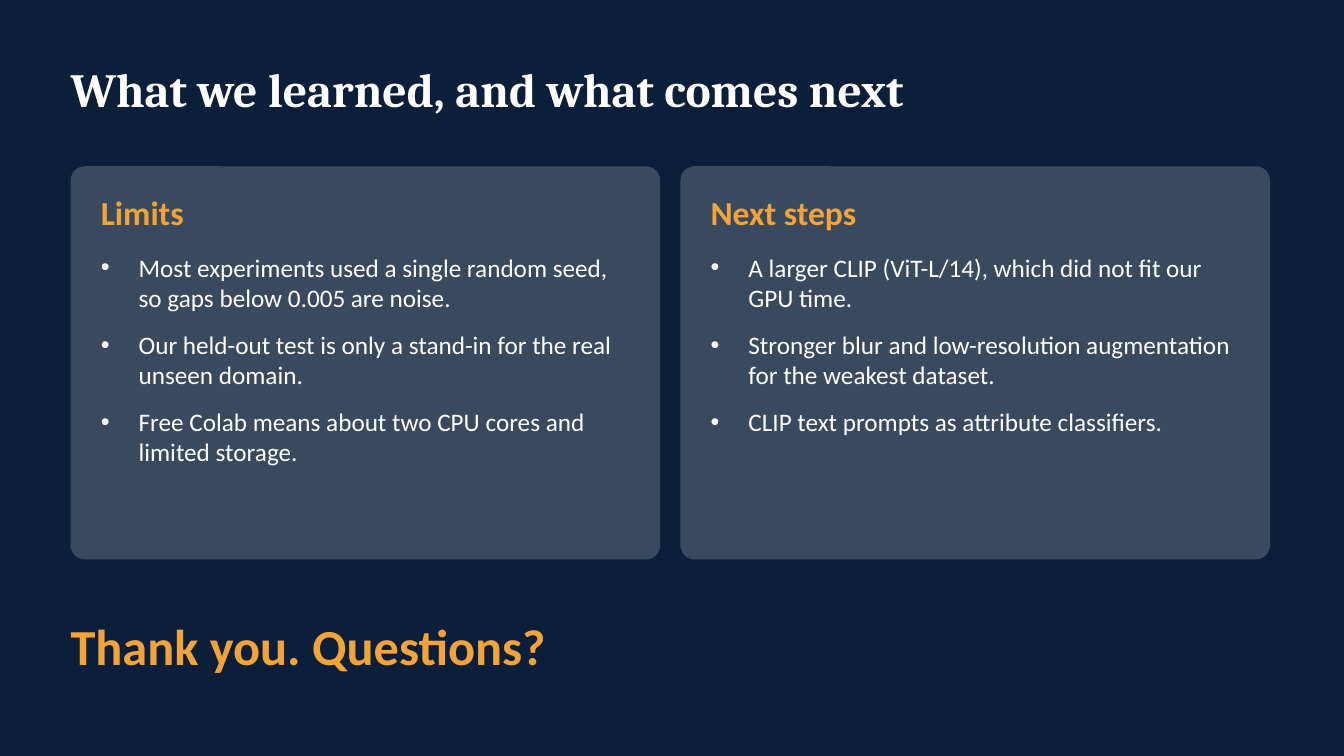
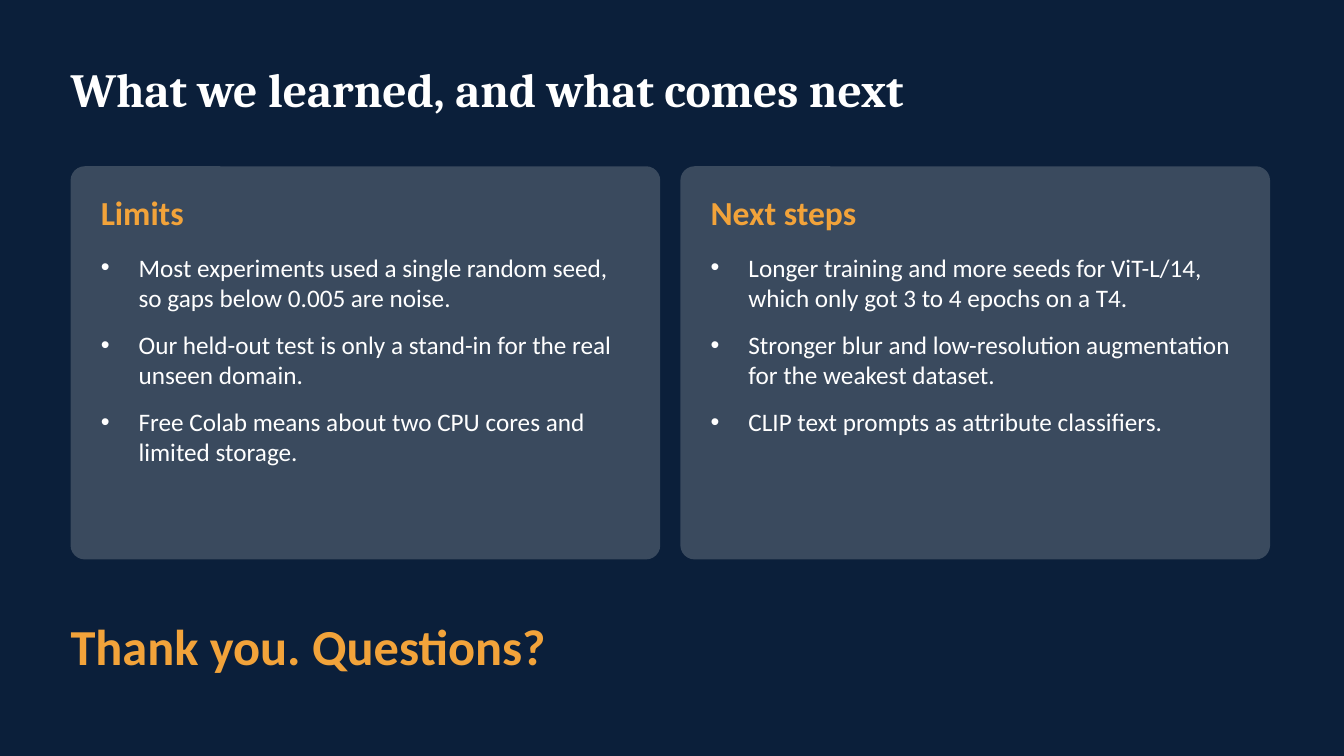
Before and after one commit to Muhammad-Umar26/UPAR-Challenge-2027-Track1, a slide deck: slide 7 of demo/UPAR_Challenge_Presentation.pptx. Drawn at 1344x756 pixels with LibreOffice and Linux fonts; fonts in the diff are those of the drawing. Boxes give left, top, right and bottom in pixels: in the first picture for what was removed or moved away, otherwise in the second. Text is boxed around its words. In the diff, an @@ line names an element or a change of style, - is before the commit and + after.

```diff
--- a/demo/UPAR_Challenge_Presentation.pptx
+++ b/demo/UPAR_Challenge_Presentation.pptx
@@ text at (748, 259, 1201, 312): text changed @@
-• A larger CLIP (ViT-L/14), which did not fit our GPU time.
+• Longer training and more seeds for ViT-L/14, which only got 3 to 4 epochs on a T4.
```
Also in this commit, not shown: 3 other slides changed, 14 other files.
